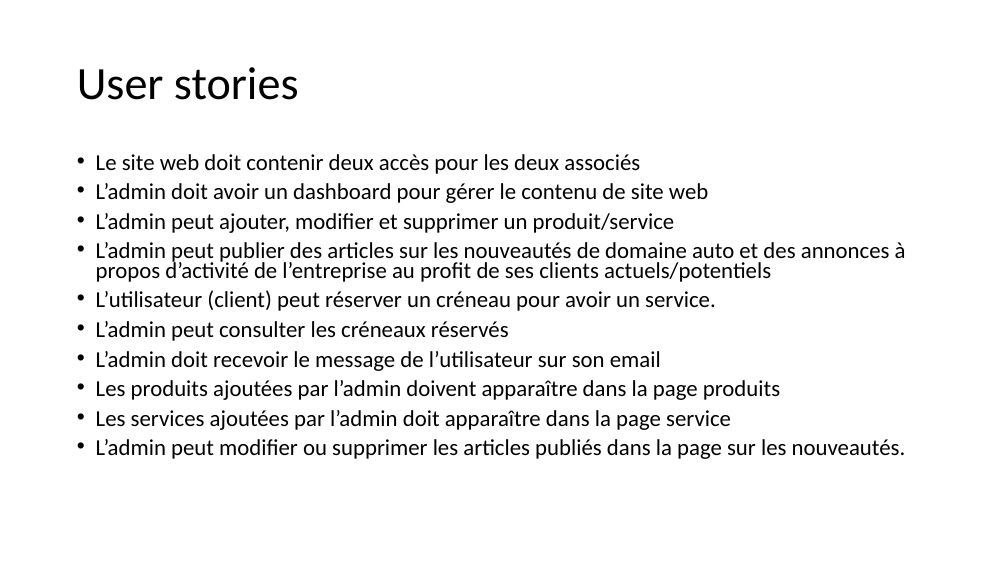
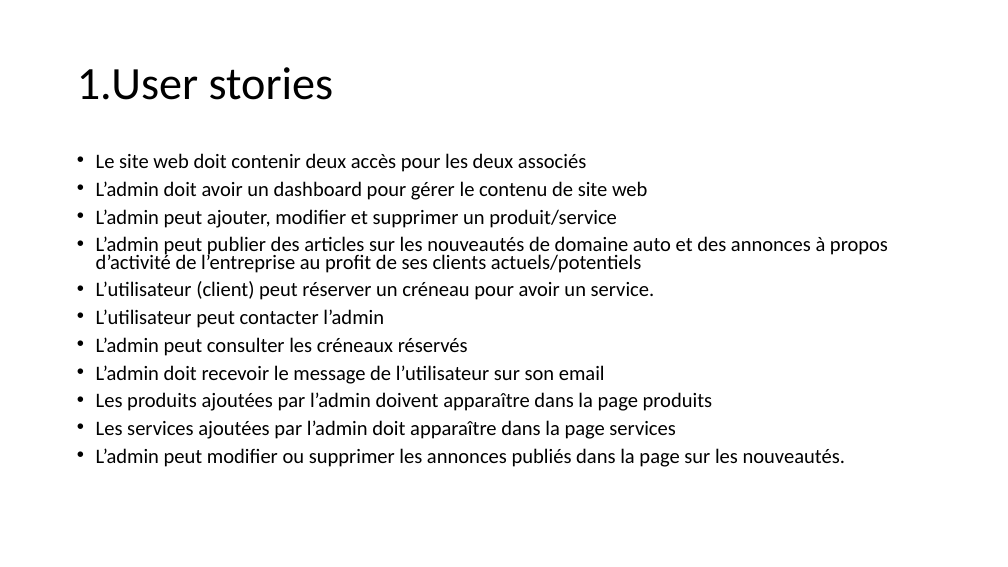
Before and after one commit to saidworks/fil_rouge, a slide deck: slide 4 of Presentation.pptx. Drawn at 1008x567 pixels with LibreOffice and Linux fonts; fonts in the diff are those of the drawing. Boxes give left, top, right and bottom in pixels: in the first picture for what was removed or moved away, otherwise in the second. Text is boxed around its words. In the diff, an @@ line names an element or a change of style, - is before the commit and + after.

```diff
--- a/Presentation.pptx
+++ b/Presentation.pptx
@@ title at <box>77,67,334,100</box>: text changed @@
-User stories
+1.User stories
@@ text at <box>96,153,888,411</box>: size 21.7 to 19.6 pt in "Le site web doit contenir deux accès ...", "L’admin doit avoir un dashboard pour gérer ...", "L’admin peut ajouter, modifier et supprimer un ...", "L’admin peut publier des articles sur les ..." and 4 more places @@
@@ text at <box>96,309,384,328</box>: paragraph added @@
+• L’utilisateur peut contacter l’admin
@@ text at <box>96,420,845,467</box>: text changed; size 21.7 to 19.6 pt @@
-• Les services ajoutées par l’admin doit apparaître dans la page service
-• L’admin peut modifier ou supprimer les articles publiés dans la page sur les nouveautés.
+• Les services ajoutées par l’admin doit apparaître dans la page services
+• L’admin peut modifier ou supprimer les annonces publiés dans la page sur les nouveautés.
```
Also in this commit, not shown: 5 other slides changed, 6 slides added, 11 slides removed, 2 other files.
